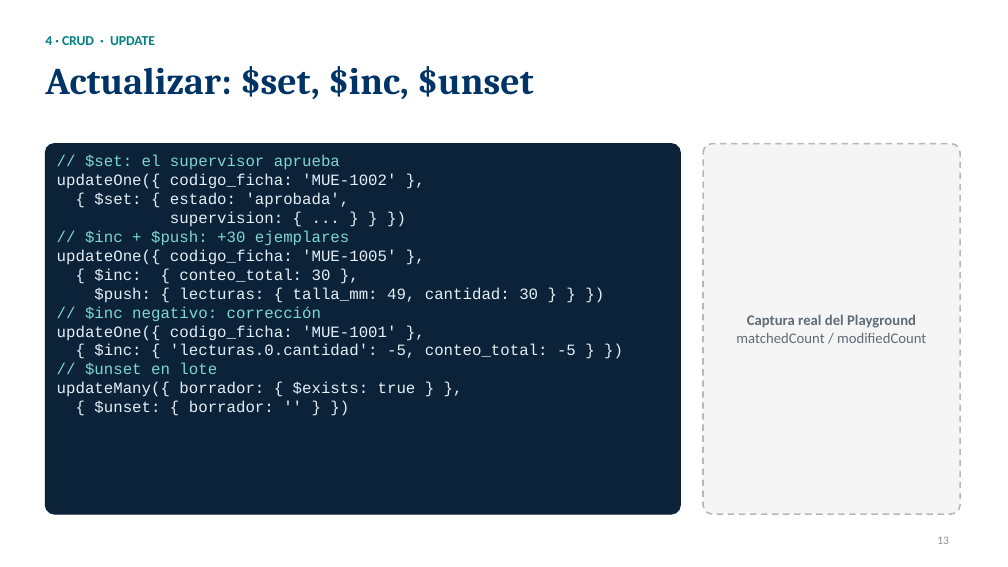
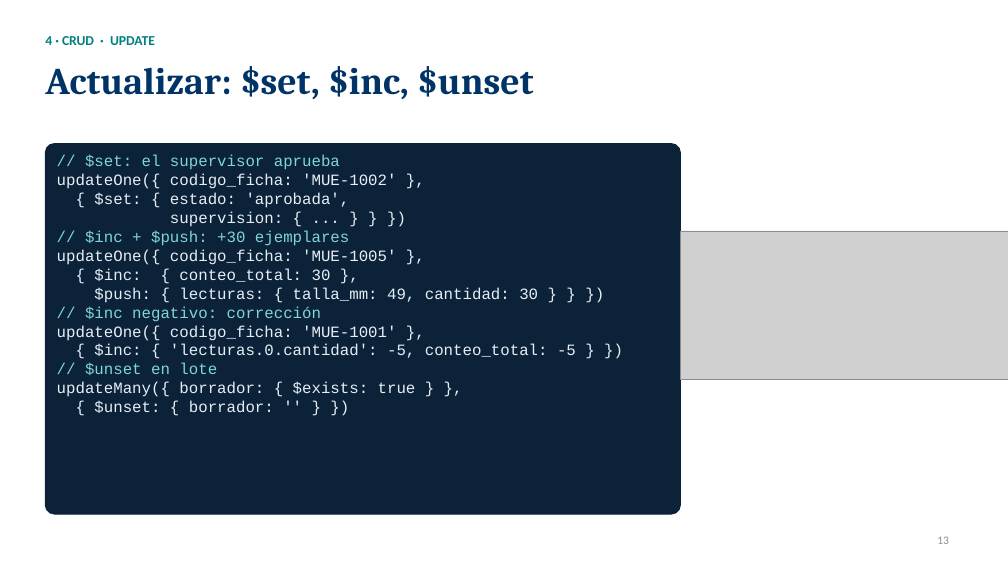
Before and after one commit to DevVivas/aldemar-nosql-migration, a slide deck: slide 13 of AquaMuestra_NoSQL.pptx. Drawn at 1008x567 pixels with LibreOffice and Linux fonts; fonts in the diff are those of the drawing; grey boxes stand for pictures. Boxes give left, top, right and bottom in pixels: in the first picture for what was removed or moved away, otherwise in the second. Text is boxed around its words. In the diff, an @@ line names an element or a change of style, - is before the commit and + after.

```diff
--- a/AquaMuestra_NoSQL.pptx
+++ b/AquaMuestra_NoSQL.pptx
@@ rounded rectangle removed at box(703, 144, 960, 514) @@
@@ picture added at box(681, 231, 1008, 380) @@
@@ text removed at box(736, 314, 926, 343) @@
-Captura real del Playground
-matchedCount / modifiedCount
```
Also in this commit, not shown: 4 other slides changed, 1 other file.
